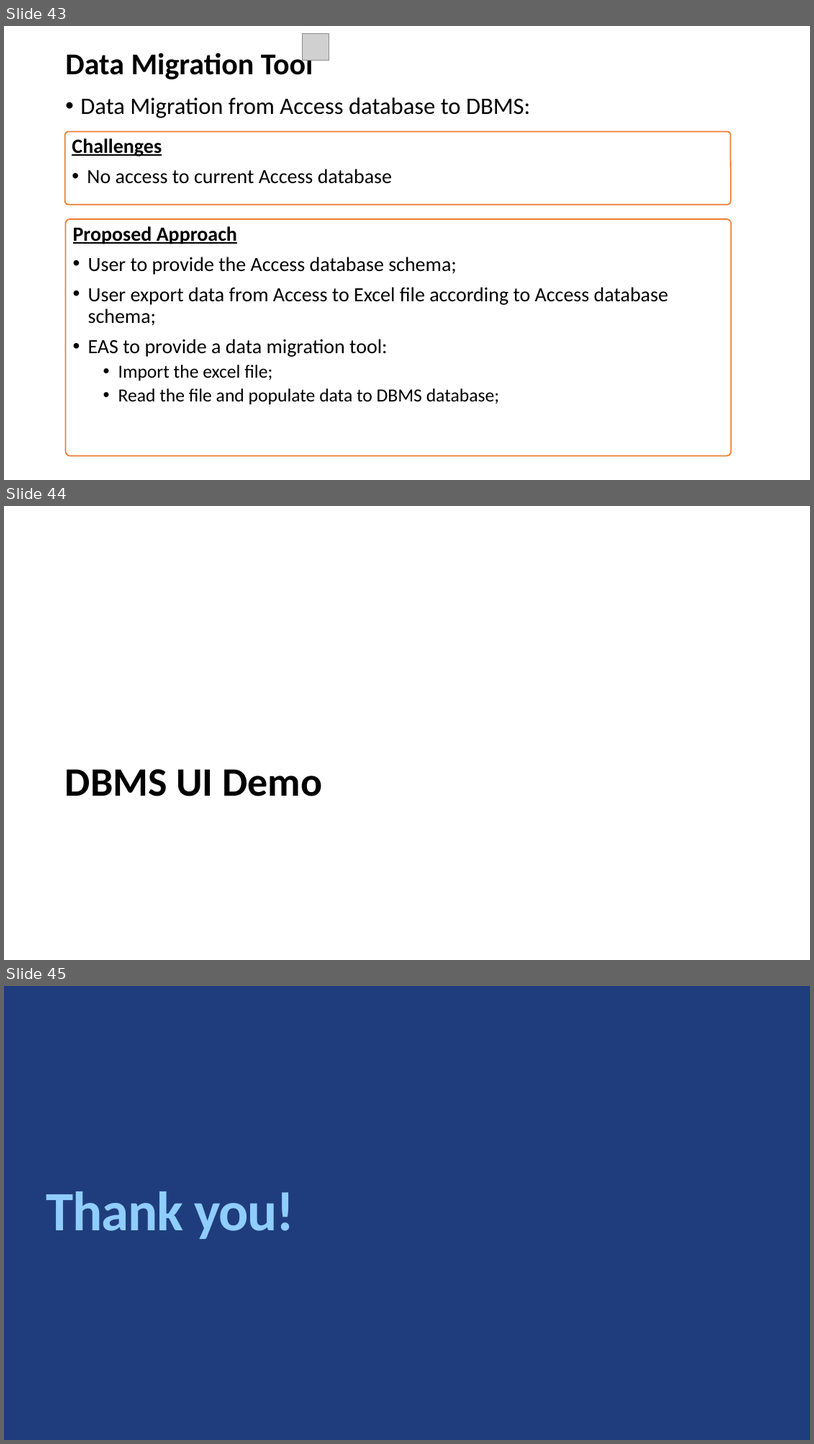
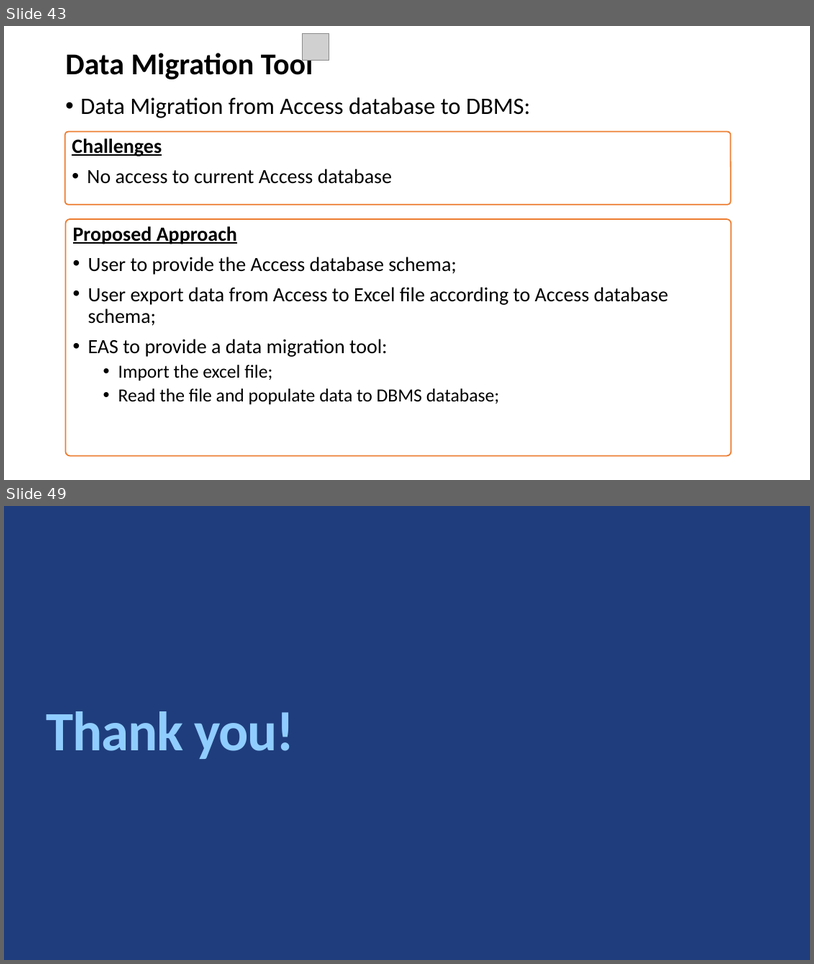
Before and after one commit to ksericpro/hawkeye, a slide deck: docs/DBMS CDR@29Aug25 v1.1.pptx. Shown one above the other, each under a label of ours: slides 43, 44 and 45 before the commit, slides 43 and 49 after it; the slides between them are not shown. The pictures are 814x1444 and 814x964 pixels, drawn with LibreOffice and Linux fonts; fonts in the diff are those of the drawing; grey boxes stand for pictures; background and template pictures are left out. Boxes give left, top, right and bottom in pixels: in the first picture for what was removed or moved away, otherwise in the second. Text is boxed around its words. In the diff, an @@ line names an element or a change of style, - is before the commit and + after.

```diff
--- a/docs/DBMS CDR@29Aug25 v1.1.pptx
+++ b/docs/DBMS CDR@29Aug25 v1.1.pptx
@@ slide 44 removed at <box>4,506,810,960</box>, background #FFFFFF @@
@@ title removed at <box>65,769,323,796</box> @@
-DBMS UI Demo
@@ what was slide 45 is now slide 49 @@
```
Also in this commit, not shown: 5 slides added, 3 other files.
